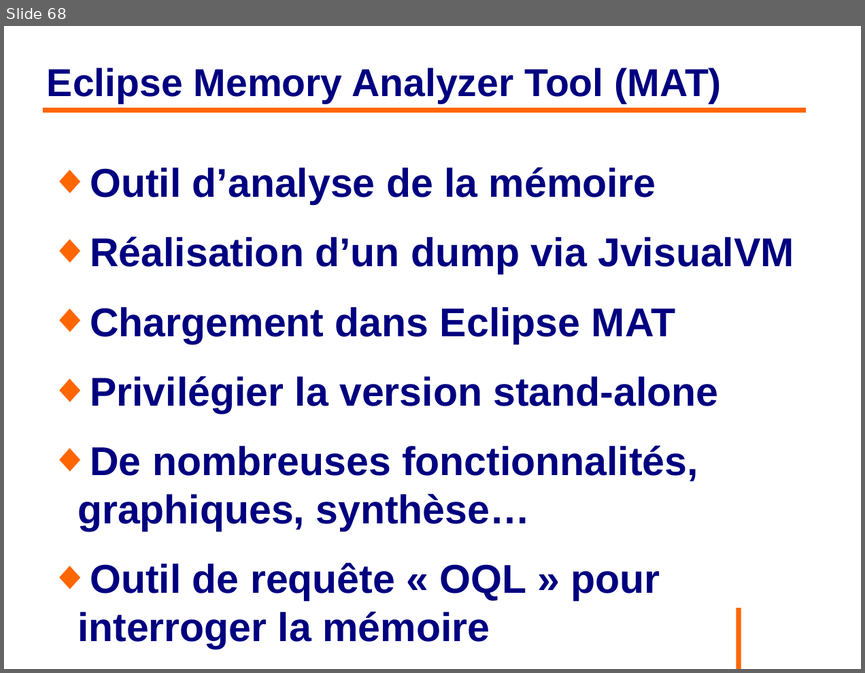
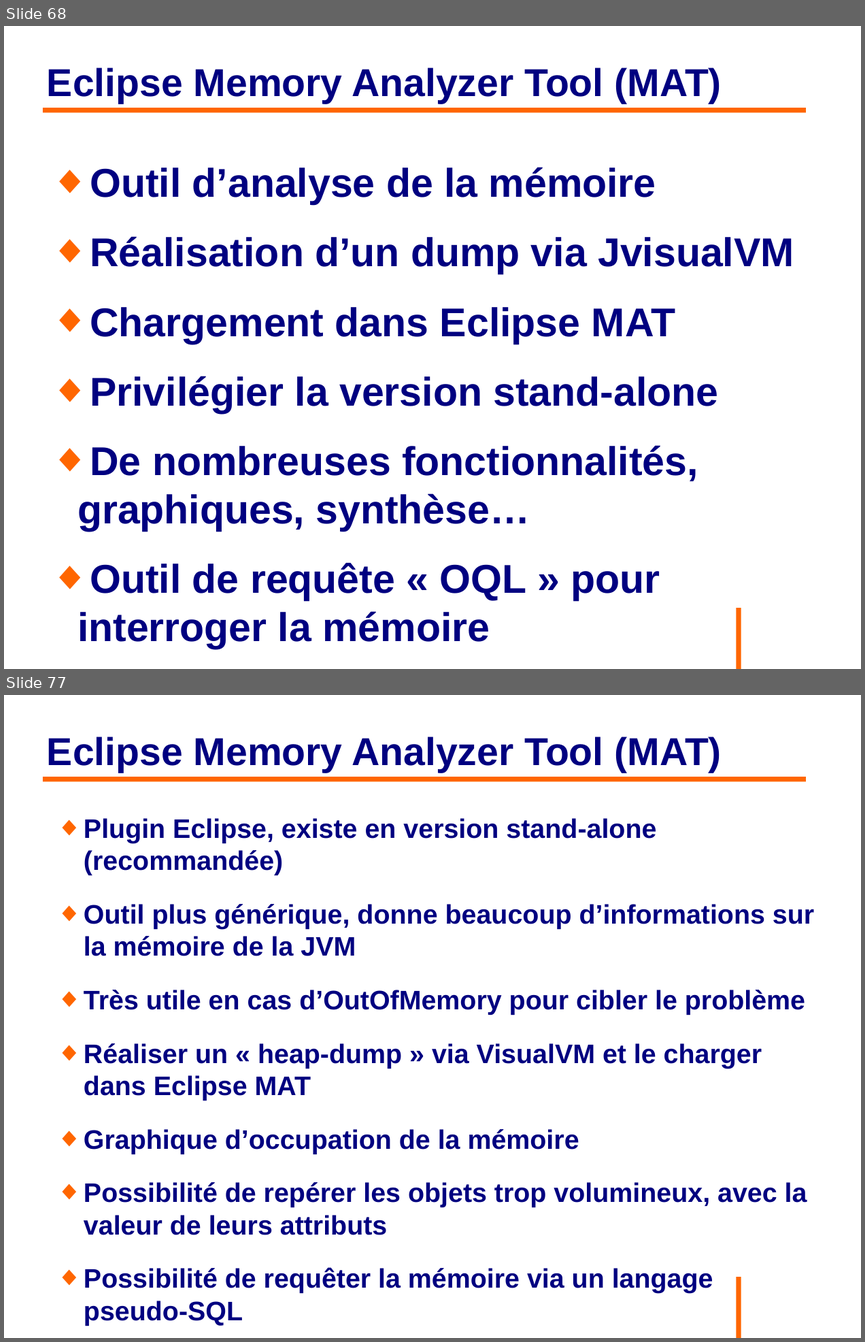
Before and after one commit to philphils/formation-hibernate-avancee, a slide deck: Documentation/diapo_formation_hibernate_avancee.odp. Shown one above the other, each under a label of ours: slide 68 before the commit, slides 68 and 77 after it; the slides between them are not shown. The pictures are 865x673 and 865x1342 pixels, drawn with LibreOffice and Linux fonts; fonts in the diff are those of the drawing; background and template pictures are left out. Boxes give left, top, right and bottom in pixels: in the first picture for what was removed or moved away, otherwise in the second. Text is boxed around its words. In the diff, an @@ line names an element or a change of style, - is before the commit and + after.

```diff
--- a/Documentation/diapo_formation_hibernate_avancee.odp
+++ b/Documentation/diapo_formation_hibernate_avancee.odp
@@ slide 77 added at (4, 695, 861, 1338), background #FFFFFF; not listed: 1 template element that a slide beside it also shows @@
@@ title added at (47, 736, 721, 773), 36 pt, text #000080, bold @@
+Eclipse Memory Analyzer Tool (MAT)
@@ line added from (43, 779) to (806, 779), #FF6600 4.54 pt @@
@@ text added at (84, 818, 814, 1325), 24.8 pt, text #000080, bold @@
+◆ Plugin Eclipse, existe en version stand-alone (recommandée)
+◆ Outil plus générique, donne beaucoup d’informations sur la mémoire de la JVM
+◆ Très utile en cas d’OutOfMemory pour cibler le problème
+◆ Réaliser un « heap-dump » via VisualVM et le charger dans Eclipse MAT
+◆ Graphique d’occupation de la mémoire
+◆ Possibilité de repérer les objets trop volumineux, avec la valeur de leurs attributs
+◆ Possibilité de requêter la mémoire via un langage pseudo-SQL
+◆ Nombreuses fonctionnalités à explorer
```
Also in this commit, not shown: 8 other slides added.
